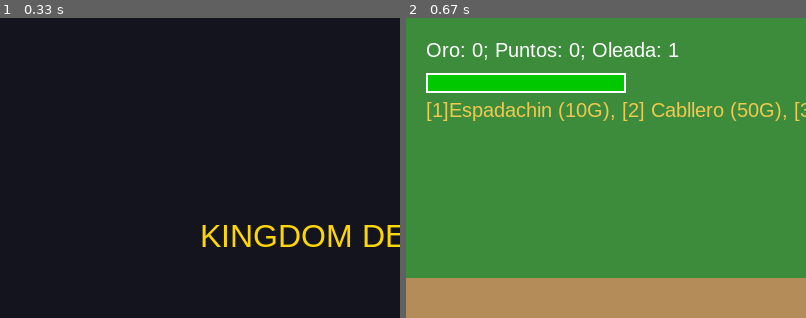
Above: before the commit, frames 1-2 (left to right).
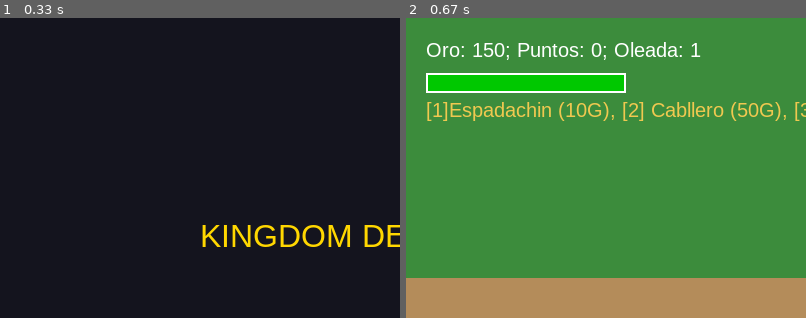
Above: after the commit, the same moments.

Repository: j4zyln2-cshpy/Final-Proyect
Game: pygame game, started from main.py
The game is run twice, just before and just after one commit, with the same random seed, the same clock (stepped at 60 frames per second) and the same inputs.
Inputs:
- Up to frame 1 (0.33 s): no input
- Up to frame 2 (0.67 s): tap Enter at 0.33 s
The pictures show only the part of the screen within x 0-50%, y 0-50%; the shares and areas given below are measured in that part.

Frame 1 is identical in both runs. In frame 2, 1.2% of the frame differs, in the area x 16-74%, y 8-14%.

Commit message:
Correcciones, errores al llamar variables y en lógica de algunas funciones

Diff:
--- a/states/game_over_state.py
+++ b/states/game_over_state.py
@@ -26,7 +26,8 @@
             self.game.change_state("GAME")
         elif selected == "GUARDAR PARTIDA":
             if "GAME" in self.game.states:
-                self.game.states["GAME"].save_game()
+                self.game.states["GAME"].reset()
+            self.game.change_state("GAME")
         elif selected == "mMENU PRINCIPAL":
             self.game.change_state("MENU")
 
@@ -39,12 +40,13 @@
                surface.blit(title_surf, title_rect)
 
                for i, option in enumerate(self.options):
+
                    if i == self.selected_index:
                        color = (255, 215, 0)
                        text_str = f"{option}"
                    else:
                        color = (180, 180, 180)
-                       option
+                       text_str = f"{option}"
                    opt_surf = self.font_options.render(text_str, True, color)
-                   opt_rect = opt_surf.get_rect(center=(surface.get_width() // 2, 330 * i * 45))
+                   opt_rect = opt_surf.get_rect(center=(surface.get_width() // 2, 300 * i * 45))
                    surface.blit(opt_surf, opt_rect)
--- a/states/game_state.py
+++ b/states/game_state.py
@@ -15,7 +15,7 @@
         self.torre_x = 700.0
         self.torre_hp = 100.0
         self.max_torre_hp = 100.0
-        self.oro = 0
+        self.oro = 150
         self.puntos = 0
         self.is_game_over = False
 
